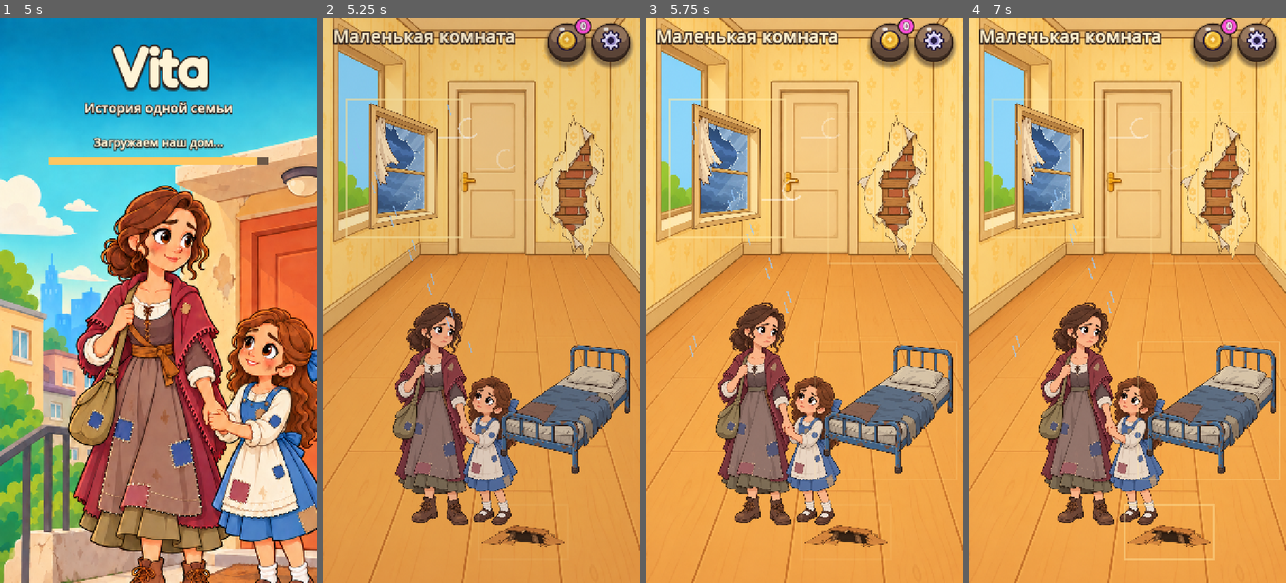
Above: before the commit, frames 1-4 (left to right).
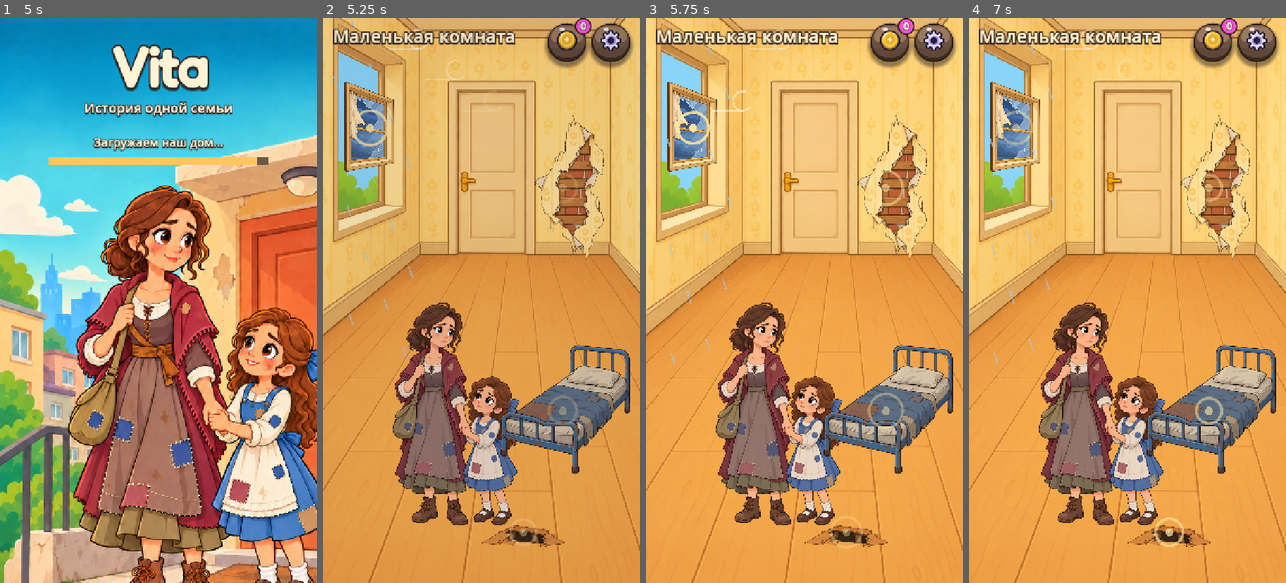
Above: after the commit, the same moments.

Repository: crownfall90-dot/mobile-game
Game: Godot game, scene res://scenes/main.tscn
Two runs of this game, one before a commit and one after it. Both use one fixed random seed, a clock stepped at 60 frames per second and the inputs below.
Inputs (mouse positions are in pixels of both pictures, inside the frame that each line leads up to):
- Up to frame 1 (5 s): move the mouse to (228, 272) at 0.52 s; click (228, 272) at 0.67 s; tap Enter at 1.25, 2.75, 4.25 s; drag from (95, 328) to (142, 413) at 1.27 s; tap Space at 2, 3.5 s; move the mouse to (190, 176) at 2.02 s; click (190, 176) at 2.17 s; drag from (142, 413) to (63, 215) at 2.77 s; move the mouse to (253, 385) at 3.52 s; click (253, 385) at 3.67 s; drag from (63, 215) to (110, 159) at 4.27 s
- Up to frame 2 (5.25 s): tap Space at 5 s; move the mouse to (497, 300) at 5.02 s; click (497, 300) at 5.17 s
- Up to frame 3 (5.75 s): no input
- Up to frame 4 (7 s): click (1257, 40) at 5.77 s; click (1213, 40) at 6.52 s

Frame 1 is identical in both runs. In frame 2, 6.2% of the frame differs, in the area x 3-81%, y 0-93%; in frame 3, 6.6%; in frame 4, 6.8%, in the area x 6-99%, y 1-96%.

Commit message:
Hook up the first room art; fit the window to the drawn opening
- ChatGPT's small-room background, family, bed, floor hole and torn
  wallpaper are in the hub; checked at 720x1280 and 720x1600.
- The window target now covers the window opening in the background
  (a perspective opening on the left wall); the brief asks for window
  layers in that perspective at 356x1044 with a guide cut from the
  background (docs/art_guides/room_window_guide.png).
- Drawn targets get a soft pulsing ring instead of a rectangle frame.

Co-Authored-By: Claude Opus 5.5 <noreply@anthropic.com>
Claude-Session: https://claude.ai/code/session_01F17z6WKxwFhPVzmgaJQsyh

Diff:
--- a/data/act1.json
+++ b/data/act1.json
@@ -32,10 +32,10 @@
      "text": "Через трещины врываются ветер и дождь.",
      "level": "home_01",
      "rect": [
-      60,
-      330,
-      250,
-      300
+      18,
+      128,
+      178,
+      522
      ],
      "z": 1,
      "fx": [
--- a/scripts/art/location_view.gd
+++ b/scripts/art/location_view.gd
@@ -148,7 +148,14 @@
 		for t: Dictionary in list:
 			if not _done.get(t["id"], false) and not _anim.has(t["id"]):
 				var a := 0.35 + 0.35 * sin(_t * 3.0 + _rect(t).position.x * 0.01)
-				ci.draw_rect(_rect(t).grow(6), Color(GLOW, a), false, 4.0)
+				if _tex.get(t["id"] + "_broken"):
+					# у нарисованной вещи — мягкое кольцо с искрой: «нажми меня», без рамки поверх картинки
+					var c := _rect(t).get_center()
+					var pulse := 1.0 + 0.15 * sin(_t * 3.0 + c.x * 0.01)
+					ci.draw_arc(c, 34.0 * pulse, 0.0, TAU, 32, Color(GLOW, a + 0.2), 5.0, true)
+					ci.draw_circle(c, 9.0, Color(GLOW, a + 0.3))
+				else:
+					ci.draw_rect(_rect(t).grow(6), Color(GLOW, a), false, 4.0)
 	_canvas = self
 
 
Binary file added: docs/art_guides/room_window_guide.png
Not shown, changed: docs/ART_BRIEF.md
Not shown, changed: docs/ART_STATUS.md
